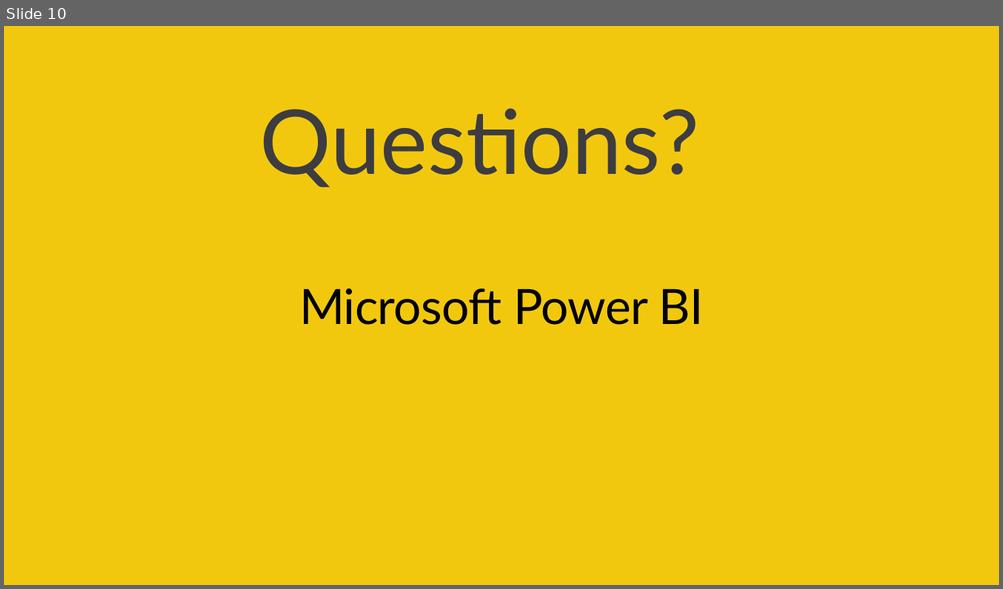
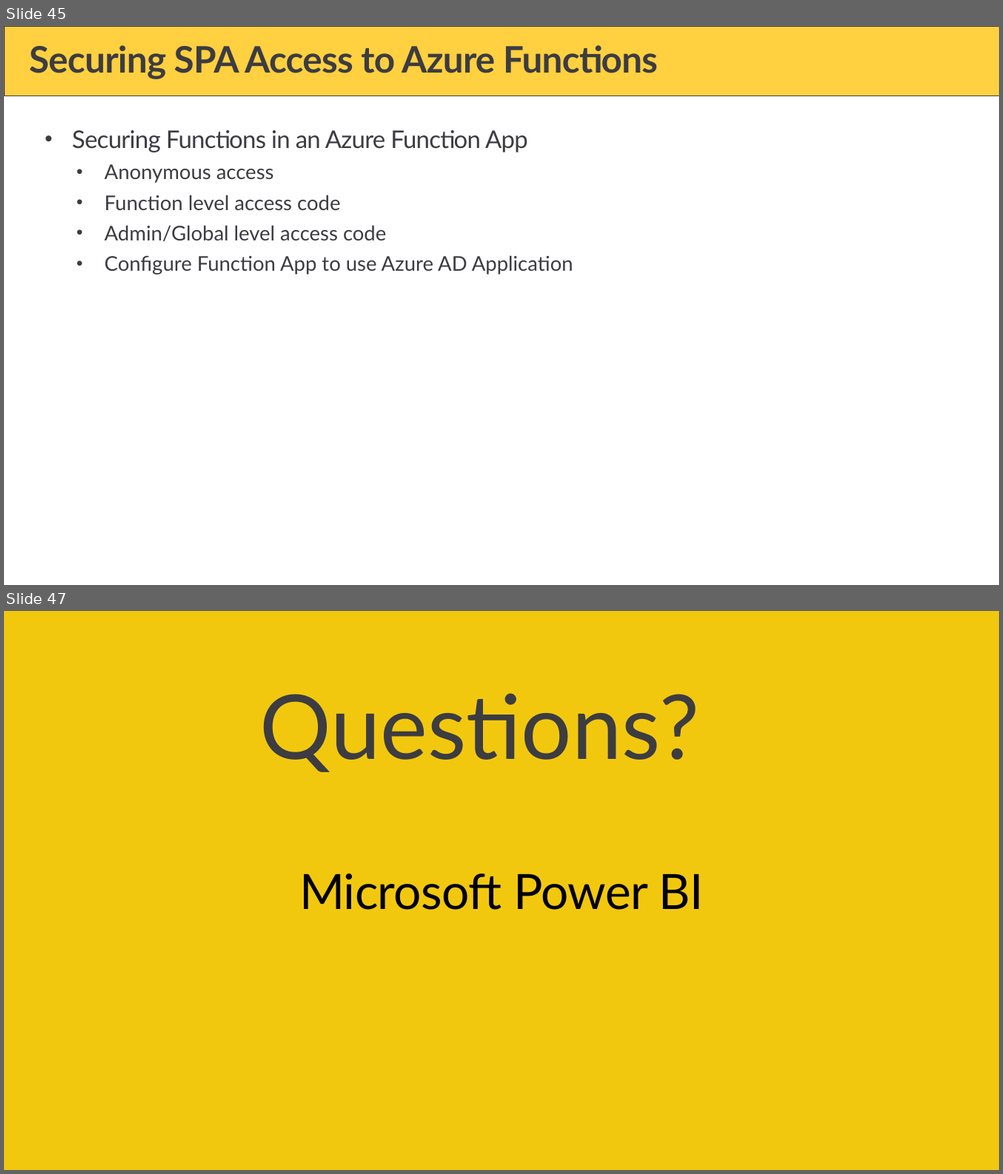
Before and after one commit to PowerBiDevCamp/Camp-Sessions, a slide deck: Session 23 - Developing for Power BI using Azure Functions.pptx. Shown one above the other, each under a label of ours: slide 10 before the commit, slides 45 and 47 after it; the slides between them are not shown. The pictures are 1003x589 and 1003x1174 pixels, drawn with LibreOffice and Linux fonts; fonts in the diff are those of the drawing; background and template pictures are left out. Boxes give left, top, right and bottom in pixels: in the first picture for what was removed or moved away, otherwise in the second. Text is boxed around its words. In the diff, an @@ line names an element or a change of style, - is before the commit and + after.

```diff
--- a/Session 23 - Developing for Power BI using Azure Functions.pptx
+++ b/Session 23 - Developing for Power BI using Azure Functions.pptx
@@ slide 45 added at (4,26,999,585), background #FFFFFF @@
@@ rectangle added at (4,26,999,96), fill #FFD040, outline #3C3C41 0.5 pt @@
@@ title added at (29,45,657,79), 36 pt, text #3C3C41, bold @@
+Securing SPA Access to Azure Functions
@@ text added at (72,130,573,275), 20 pt, text #3C3C41 @@
+• Securing Functions in an Azure Function App
+  • Anonymous access
+  • Function level access code
+  • Admin/Global level access code
+  • Configure Function App to use Azure AD Application
@@ what was slide 10 is now slide 47 @@
```
Also in this commit, not shown: 3 slides changed, 40 other slides added, 4 slides removed, 2 other files.
